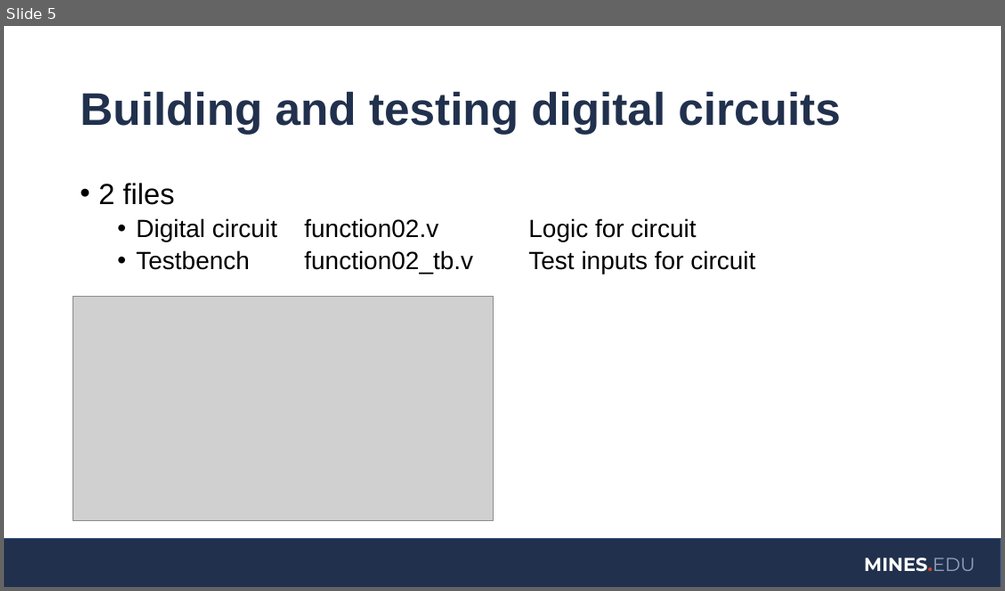
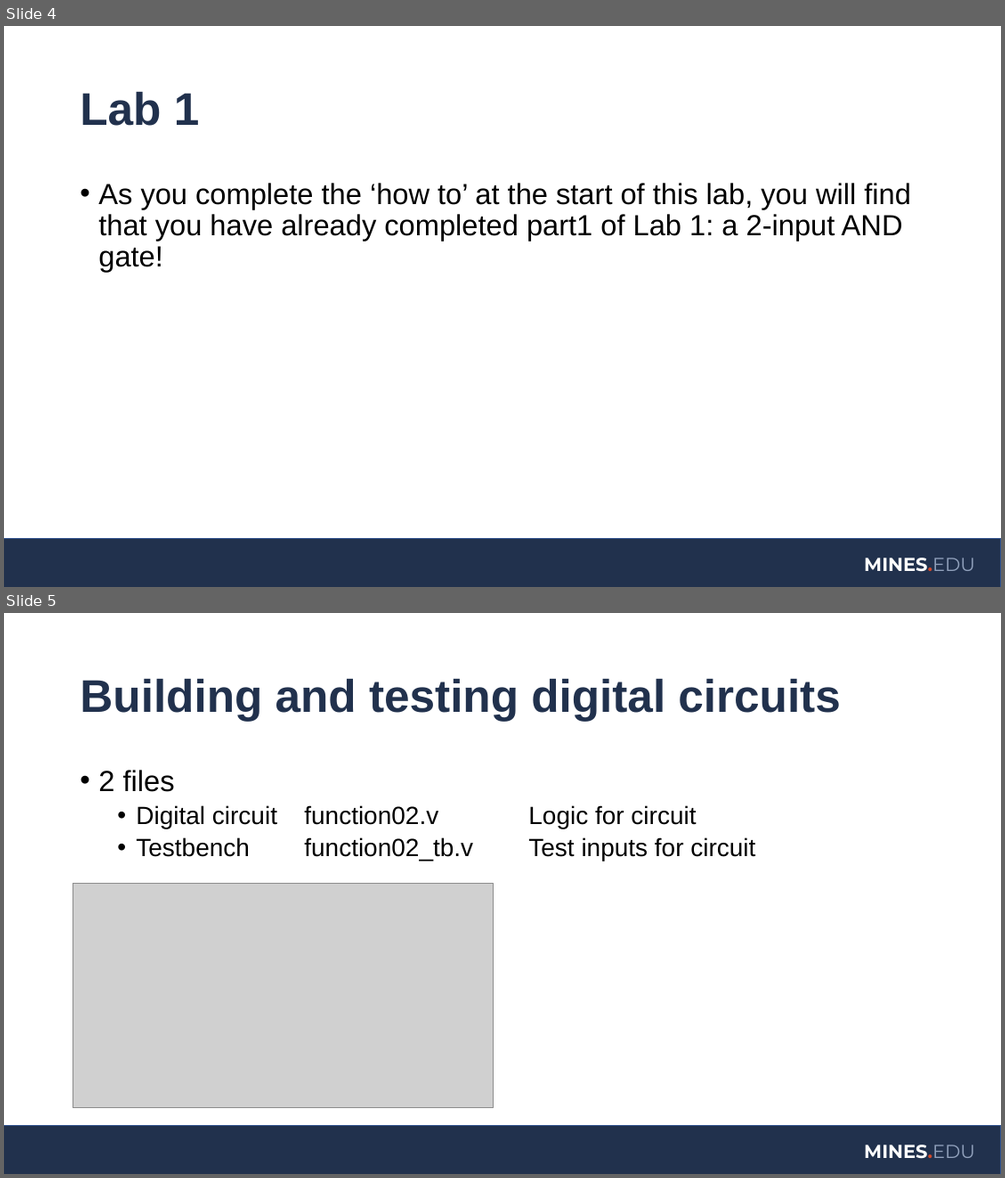
Before and after one commit to coulston/Digital-Design, a slide deck: Laboratory Latex/Lab01SimpleVerilog/LMS Upload Lab01/Lab01 presentation.pptx. Shown one above the other, each under a label of ours: slide 5 before the commit, slides 4 and 5 after it. The pictures are 1005x591 and 1005x1178 pixels, drawn with LibreOffice and Linux fonts; fonts in the diff are those of the drawing; grey boxes stand for pictures; background and template pictures are left out. Boxes give left, top, right and bottom in pixels: in the first picture for what was removed or moved away, otherwise in the second. Text is boxed around its words. In the diff, an @@ line names an element or a change of style, - is before the commit and + after.

```diff
--- a/Laboratory Latex/Lab01SimpleVerilog/LMS Upload Lab01/Lab01 presentation.pptx
+++ b/Laboratory Latex/Lab01SimpleVerilog/LMS Upload Lab01/Lab01 presentation.pptx
@@ slide 4 added at [4, 26, 1001, 587], background #FFFFFF; not listed: 2 template elements that a slide beside it also shows @@
@@ title added at [80, 91, 200, 126], 44 pt, text #21314D, bold @@
+Lab 1
@@ text added at [98, 183, 911, 272], 28 pt, text #000000 @@
+• As you complete the ‘how to’ at the start of this lab, you will find that you have already completed part1 of Lab 1: a 2-input AND gate!
```
Also in this commit, not shown: 2 slides changed, 5 other slides added, 2 slides removed, 31 other files.
